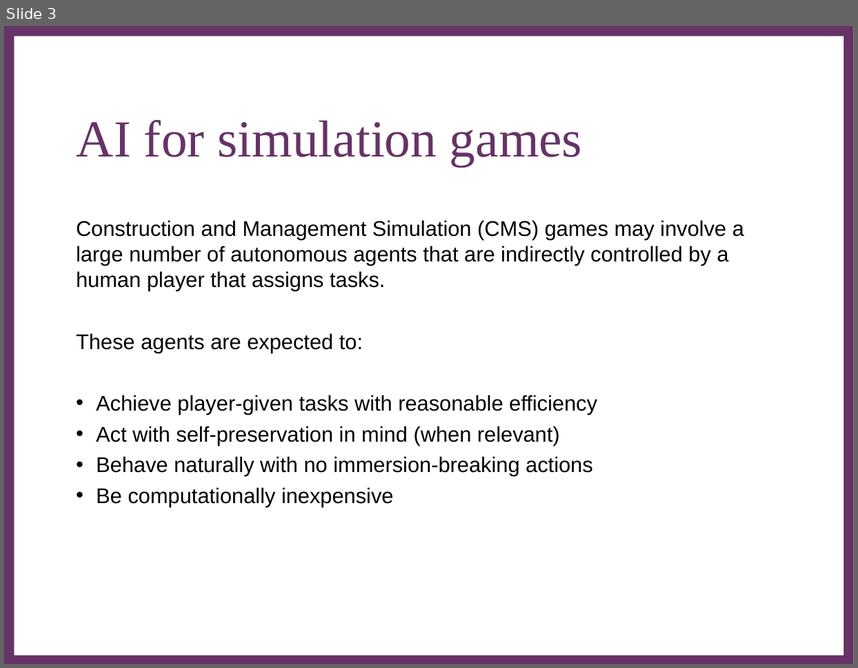
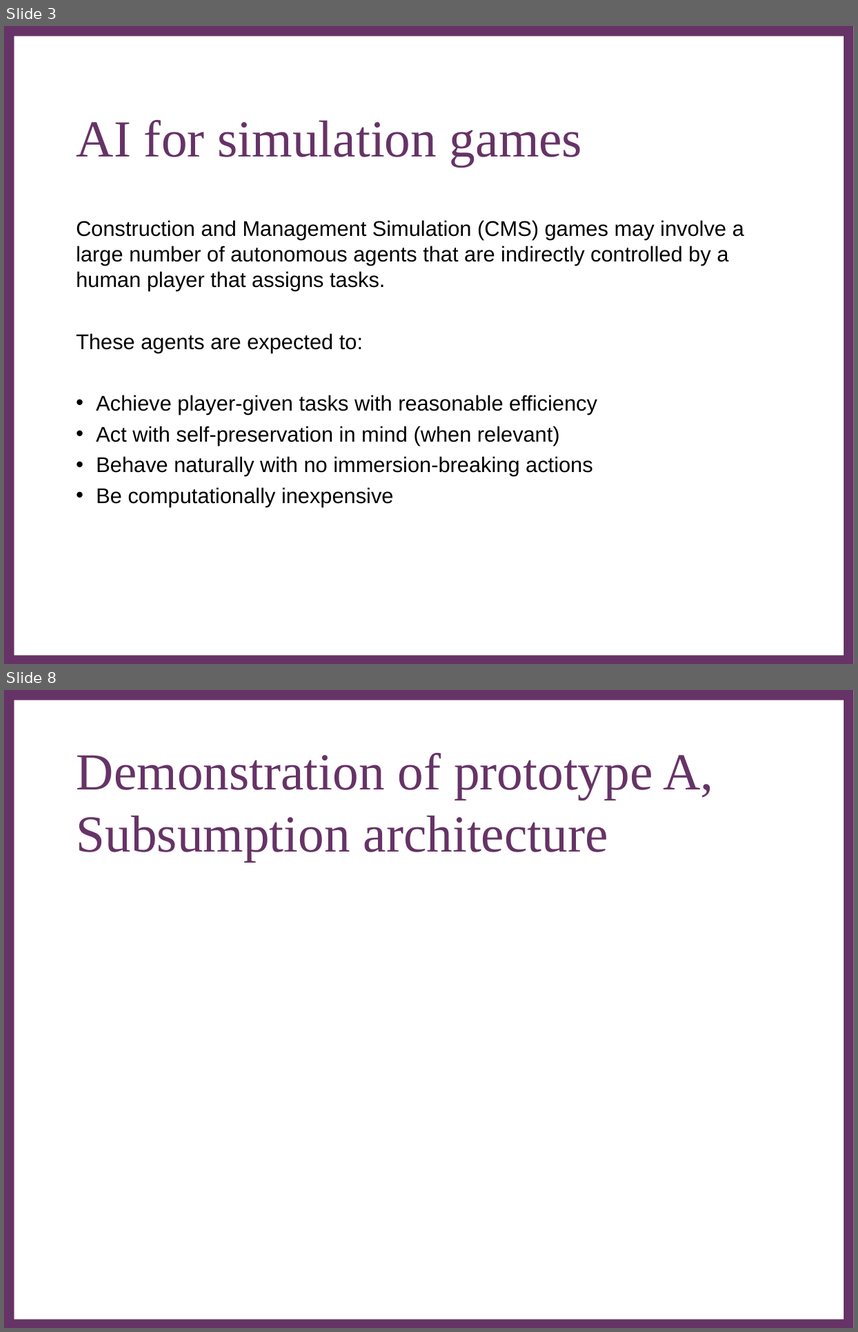
Before and after one commit to Metapyziks/Zombles, a slide deck: Documents/Presentation/zombles.ppt. Shown one above the other, each under a label of ours: slide 3 before the commit, slides 3 and 8 after it; the slides between them are not shown. The pictures are 858x668 and 858x1332 pixels, drawn with LibreOffice and Linux fonts; fonts in the diff are those of the drawing; background and template pictures are left out. Boxes give left, top, right and bottom in pixels: in the first picture for what was removed or moved away, otherwise in the second. Text is boxed around its words. In the diff, an @@ line names an element or a change of style, - is before the commit and + after.

```diff
--- a/Documents/Presentation/zombles.ppt
+++ b/Documents/Presentation/zombles.ppt
@@ slide 8 added at [4, 690, 854, 1328], background #FFFFFF; not listed: 2 template elements that a slide beside it also shows @@
@@ title added at [76, 753, 713, 861], 44 pt, text #663366 @@
+Demonstration of prototype A, Subsumption architecture
```
Also in this commit, not shown: 5 slides changed, 4 other slides added, 5 slides removed.
